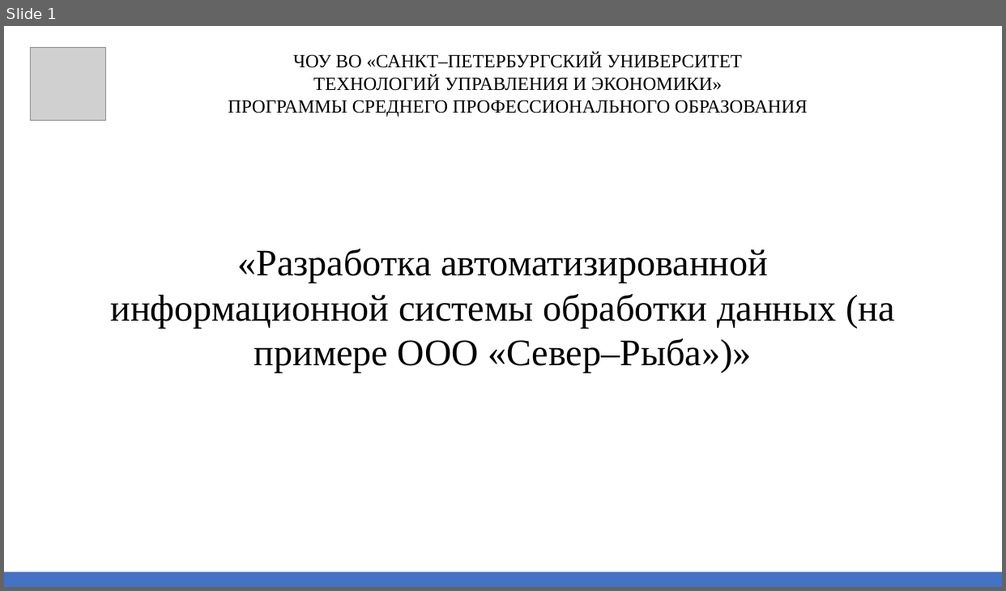
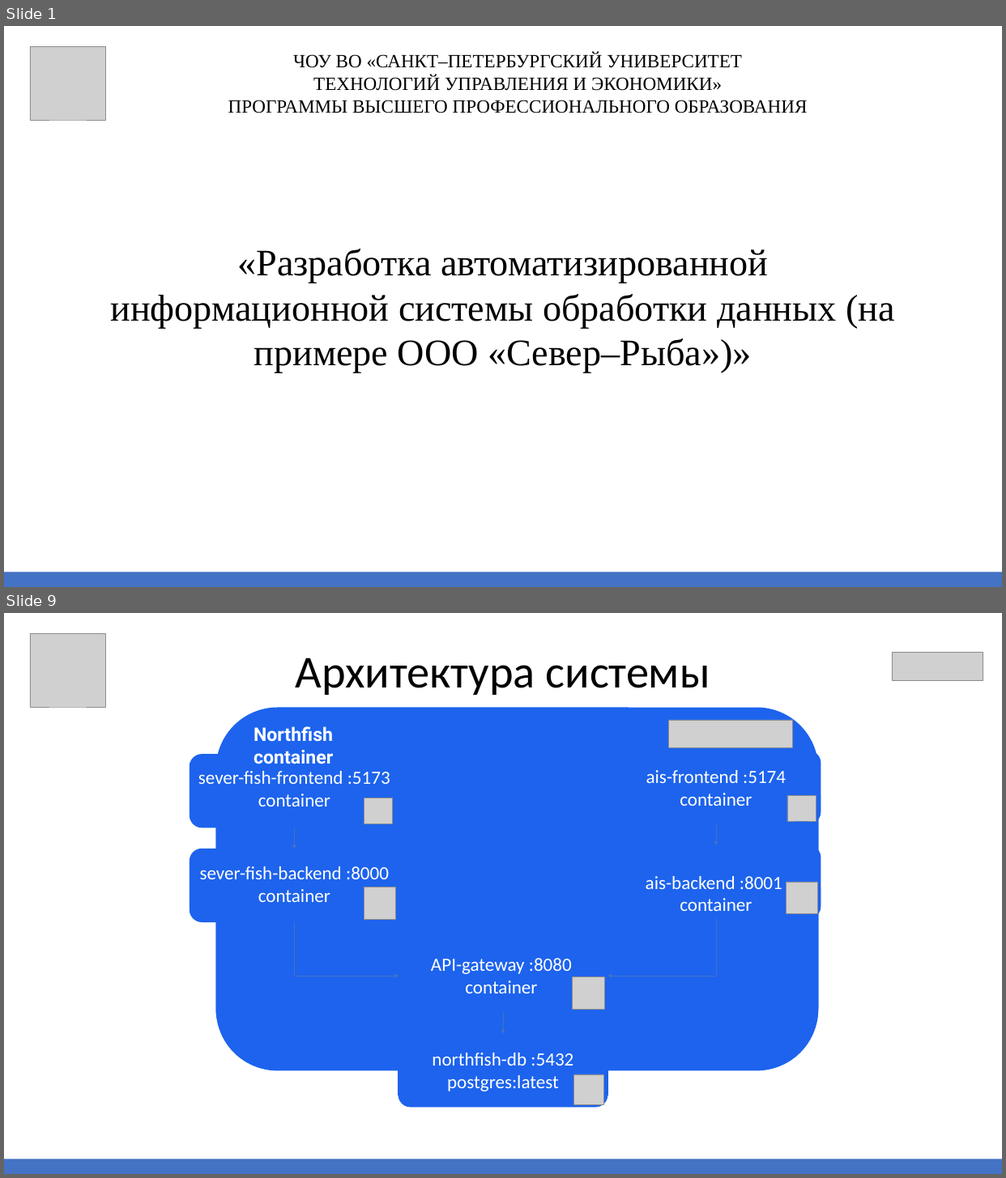
Before and after one commit to katarymba/preza, a slide deck: Презентация.pptx. Shown one above the other, each under a label of ours: slide 1 before the commit, slides 1 and 9 after it; the slides between them are not shown. The pictures are 1006x591 and 1006x1178 pixels, drawn with LibreOffice and Linux fonts; fonts in the diff are those of the drawing; grey boxes stand for pictures. Boxes give left, top, right and bottom in pixels: in the first picture for what was removed or moved away, otherwise in the second. Text is boxed around its words. In the diff, an @@ line names an element or a change of style, - is before the commit and + after.

```diff
--- a/Презентация.pptx
+++ b/Презентация.pptx
@@ slide 9 added at box(4, 613, 1002, 1174), background #FFFFFF; not listed: 1 template element that a slide beside it also shows @@
@@ picture added at box(30, 634, 106, 707) @@
@@ text added at box(296, 658, 710, 695), 66 pt, text #000000 @@
+Архитектура системы
@@ picture added at box(892, 652, 982, 680) @@
@@ rounded rectangle added at box(218, 709, 816, 1067), outline #1D63ED 6 pt @@
@@ rounded rectangle added at box(218, 711, 816, 1068), fill #1D63ED, outline #1D63ED 6 pt @@
@@ text added at box(253, 726, 333, 764), 27 pt, text #FFFFFF, bold @@
+Northfish container
@@ picture added at box(669, 720, 792, 747) @@
@@ rounded rectangle added at box(189, 754, 398, 828), fill #1D63ED, outline #1D63ED 1 pt @@
@@ rounded rectangle added at box(612, 751, 820, 824), fill #1D63ED, outline #1D63ED 1 pt @@
@@ rectangle added at box(189, 763, 398, 814), fill #1D63ED, outline #1D63ED 0.75 pt, 27 pt, text #FFFFFF @@
+sever-fish-frontend :5173 container
@@ rectangle added at box(612, 762, 820, 812), fill #1D63ED, outline #1D63ED 0.75 pt, 27 pt, text #FFFFFF @@
+ais-frontend :5174 container
@@ picture added at box(364, 798, 393, 824) @@
@@ picture added at box(787, 795, 816, 821) @@
@@ arrow added from (295, 828) to (295, 849), #4472C4 0.5 pt @@
@@ arrow added from (716, 824) to (716, 845), #4472C4 0.5 pt @@
@@ rounded rectangle added at box(189, 849, 398, 922), fill #1D63ED, outline #1D63ED 1 pt @@
@@ rounded rectangle added at box(612, 845, 820, 919), fill #1D63ED, outline #1D63ED 1 pt @@
@@ rectangle added at box(189, 859, 398, 909), fill #1D63ED, outline #1D63ED 0.75 pt, 27 pt, text #FFFFFF @@
+sever-fish-backend :8000 container
@@ rectangle added at box(640, 868, 792, 918), fill #1D63ED, outline #1D63ED 0.75 pt, 27 pt, text #FFFFFF @@
+ais-backend :8001
+container
@@ picture added at box(364, 888, 396, 919) @@
@@ picture added at box(786, 882, 818, 914) @@
@@ line added from (295, 922) to (295, 976), #4472C4 0.5 pt @@
@@ line added from (716, 919) to (716, 976), #4472C4 0.5 pt @@
@@ rounded rectangle added at box(398, 939, 607, 1012), fill #1D63ED, outline #1D63ED 1 pt @@
@@ rectangle added at box(420, 951, 583, 1001), fill #1D63ED, outline #1D63ED 0.75 pt, 27 pt, text #FFFFFF @@
+API-gateway :8080 container
@@ arrow added from (295, 976) to (398, 976), #4472C4 0.5 pt @@
@@ arrow added from (716, 976) to (607, 976), #4472C4 0.5 pt @@
@@ picture added at box(573, 977, 604, 1009) @@
@@ arrow added from (503, 1012) to (503, 1034), #4472C4 0.5 pt @@
@@ rounded rectangle added at box(398, 1034, 607, 1107), fill #1D63ED, outline #1D63ED 1 pt @@
@@ rectangle added at box(398, 1045, 607, 1096), fill #1D63ED, outline #1D63ED 0.75 pt, 27 pt, text #FFFFFF @@
+northfish-db :5432
+postgres:latest
@@ picture added at box(573, 1075, 603, 1105) @@
@@ slide 1 changed as well @@
@@ text at box(228, 100, 808, 113): text changed @@
-ПРОГРАММЫ СРЕДНЕГО ПРОФЕССИОНАЛЬНОГО ОБРАЗОВАНИЯ
+ПРОГРАММЫ ВЫСШЕГО ПРОФЕССИОНАЛЬНОГО ОБРАЗОВАНИЯ
```
Also in this commit, not shown: 5 other slides changed, 12 other slides added, 7 slides removed.
